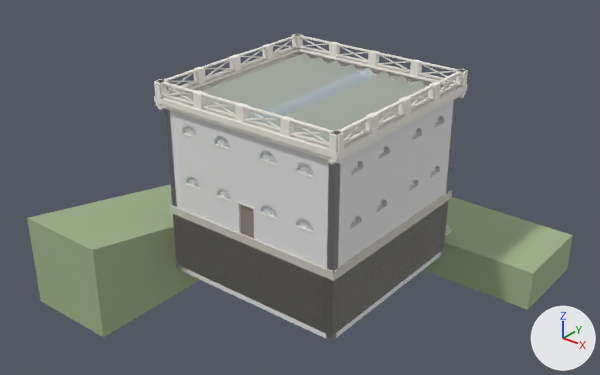
An edit to the glTF model theatre_hill.glb, drawn before and after from the same camera.
Rendered twice from a camera (50 mm lens) standing at (31.0, -40.1, 25.9) and looking at (-0.7, -0.6, 1.3). The axes (+X, +Y, +Z) are drawn at lower right. The lights are the same throughout. The first picture is the older version. Vertices at exactly the same position are counted once.

The first picture shows 'brick4_1', 'earth4_12', 'glass_7', 'roof4_10', 'stone4_9', 'trim4_6' and 1 more.
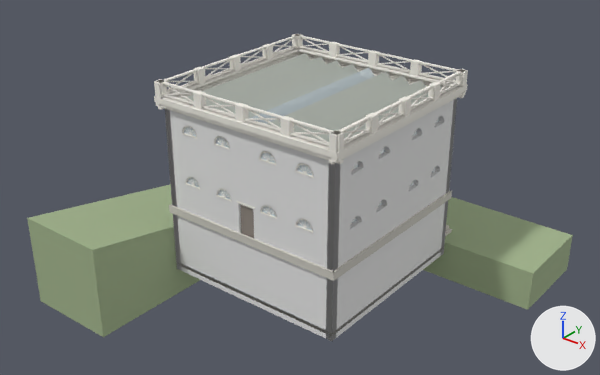
Location of each change, (x1, y1, x2, y2) in pixels of the pictures (600 x 375 px):
part 1 of me_stone4_9, deleted: before (173, 201, 448, 333)

The edits, one by one:
me_stone4_9 is used by ob_stone4_9; location (0.0, 0.0, 0.0).
me_stone4_9 had 190 vertices, 360 faces and spanned x -6.9..6.9, y -6.9..8.5, z -4.1..0.5.
me_stone4_9 now has 170 vertices, 312 faces and spans x -6.9..6.9, y -6.9..8.5, z -4.1..0.5.
Part 1, on me_stone4_9:
20 vertices are removed from x -6.7..6.7, y -6.7..6.7, z -3.8..-0.1.
48 faces are deleted.
